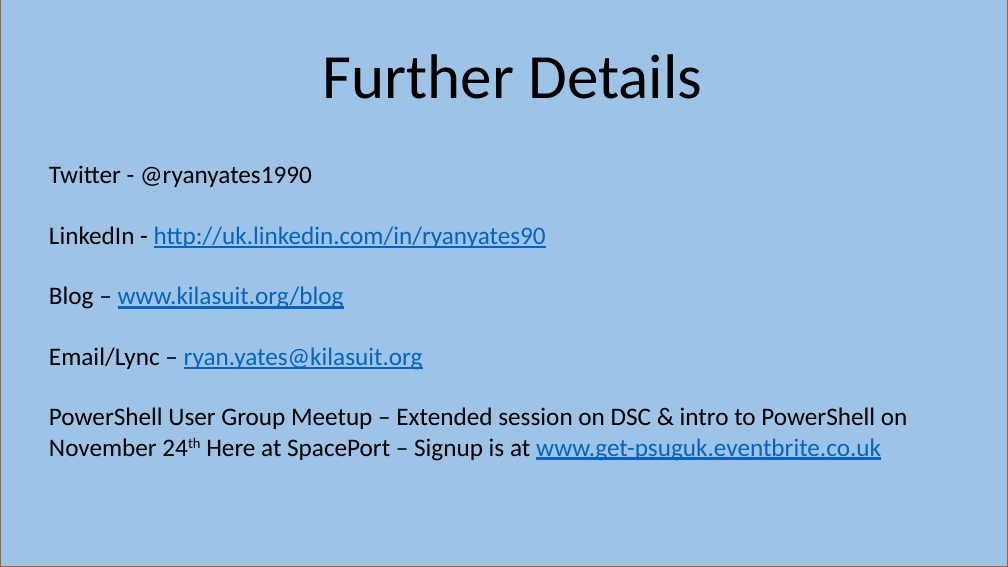
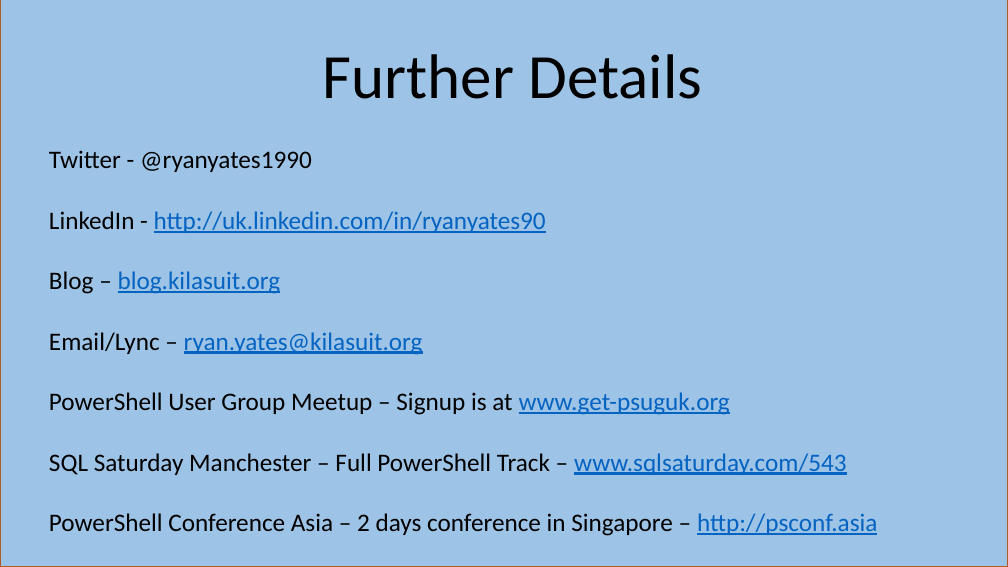
Before and after one commit to kilasuit/Presentations, a slide deck: slide 14 of Get-PSUGUK/Teaching the ITPro how to Dev.pptx (slide 11 before the commit). Drawn at 1008x567 pixels with LibreOffice and Linux fonts; fonts in the diff are those of the drawing. Boxes give left, top, right and bottom in pixels: in the first picture for what was removed or moved away, otherwise in the second. Text is boxed around its words. In the diff, an @@ line names an element or a change of style, - is before the commit and + after.

```diff
--- a/Get-PSUGUK/Teaching the ITPro how to Dev.pptx
+++ b/Get-PSUGUK/Teaching the ITPro how to Dev.pptx
@@ text "Twitter - @ryanyates1990": place and size @@
-text "Twitter - @ryanyates1990" at <box>49,165,908,461</box>
+text "Twitter - @ryanyates1990" at <box>49,150,877,536</box>
@@ text at <box>49,271,281,294</box>: text changed @@
-Blog – www.kilasuit.org/blog
+Blog – blog.kilasuit.org
@@ text at <box>49,392,877,536</box>: text changed @@
-PowerShell User Group Meetup – Extended session on DSC & intro to PowerShell on November 24th Here at SpacePort – Signup is at www.get-psuguk.eventbrite.co.uk
+PowerShell User Group Meetup – Signup is at www.get-psuguk.org
+SQL Saturday Manchester – Full PowerShell Track – www.sqlsaturday.com/543
+PowerShell Conference Asia – 2 days conference in Singapore – http://psconf.asia
```
Also in this commit, not shown: 4 other slides changed, 7 slides added, 3 slides removed, 4 other files.
